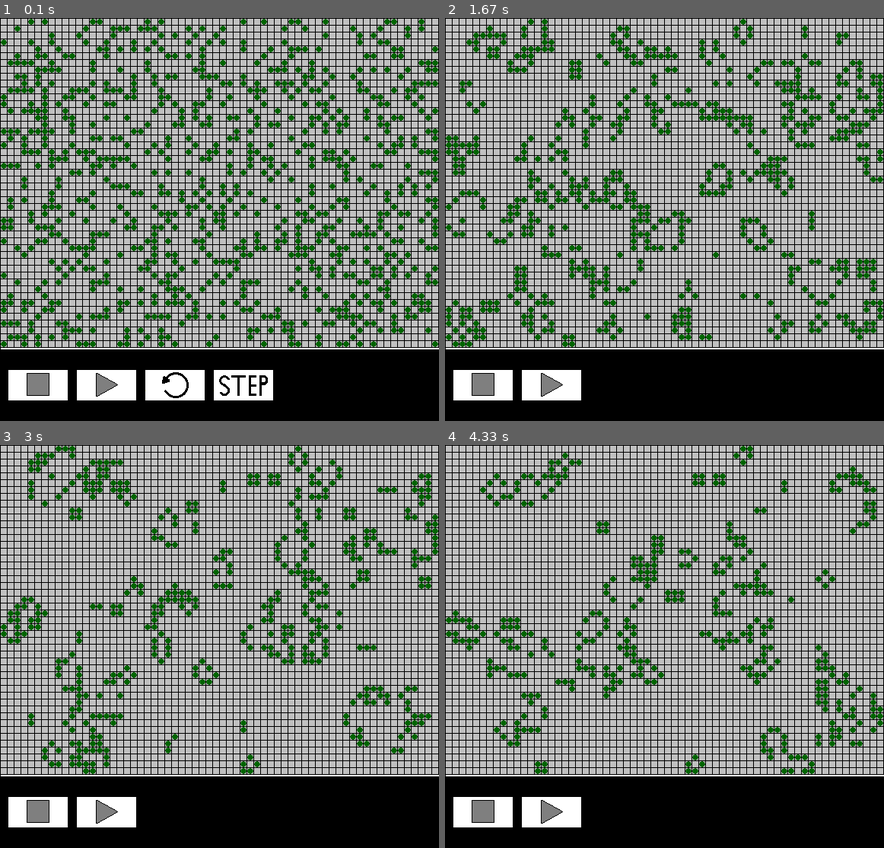
Above: before the commit, frames 1-4 (two rows, left to right).
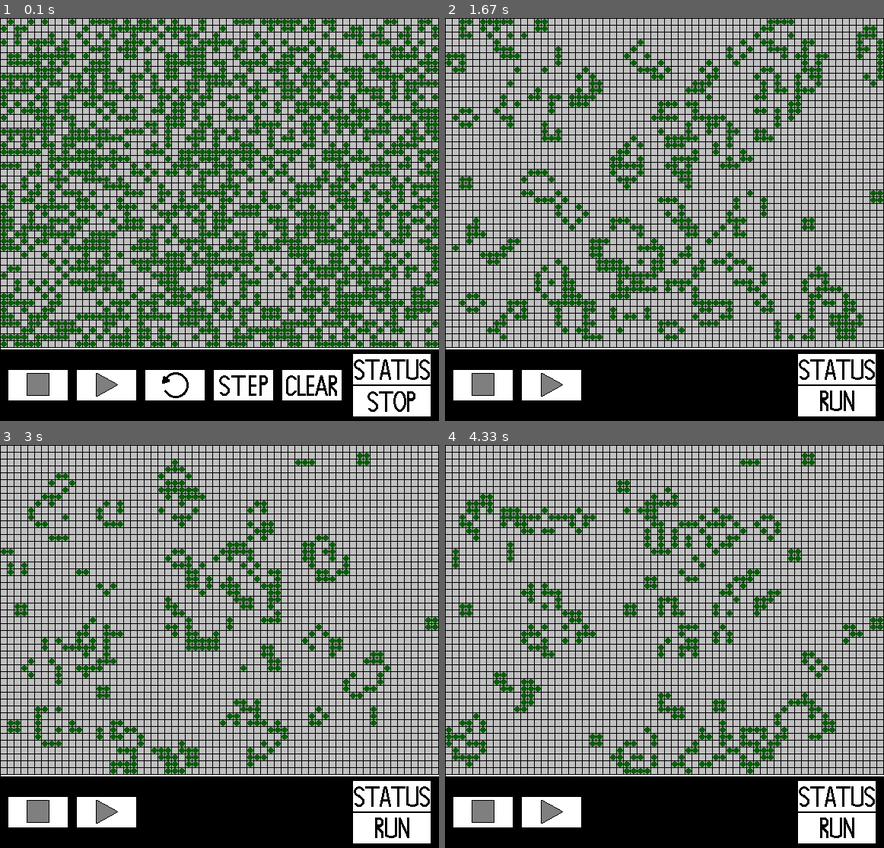
Above: after the commit, the same moments.

Repository: BartekKownacki/Game-of-life-pygame
Game: pygame game, started from main.py
Two runs of this game, one before a commit and one after it. Both use one fixed random seed, a clock stepped at 60 frames per second and the inputs below.
Inputs (mouse positions are in pixels of both pictures, inside the frame that each line leads up to):
- Up to frame 1 (0.1 s): no input
- Up to frame 2 (1.67 s): click (550, 384) at 0.42 s; click (664, 247) at 0.77 s; click (528, 316) at 1.1 s; click (717, 255) at 1.43 s
- Up to frame 3 (3 s): click (228, 509) at 1.77 s; click (197, 751) at 2.1 s; click (206, 577) at 2.43 s
- Up to frame 4 (4.33 s): no input

The runs differ from the first frame. In frame 1, 12% of the frame differs, in the area x 0-100%, y 0-99%; in frame 2, 16%; in frame 3, 12%; in frame 4, 11%.

Commit message:
Add status

Diff:
--- a/controllers/GridController.py
+++ b/controllers/GridController.py
@@ -23,19 +23,20 @@
         random_x = r.randint(0, self.width-1)
         random_y = r.randint(0, self.height-1)
 
-        for i in range(1000):
+        for i in range(2000):
             random_x = r.randint(0, self.width-1)
             random_y = r.randint(0, self.height-1)
             grid[random_x][random_y] = 1
         return grid
 
+    def clear_grid(self):
+        self.grid.grid = self.create_grid(self.grid.width, self.grid.height)
+
     def randomize_grid(self):
         grid = self.create_grid(self.width, self.height)
-
         random_x = r.randint(0, self.width-1)
         random_y = r.randint(0, self.height-1)
-
-        for i in range(1000):
+        for i in range(2000):
             random_x = r.randint(0, self.width-1)
             random_y = r.randint(0, self.height-1)
             grid[random_x][random_y] = 1
--- a/controllers/MenuController.py
+++ b/controllers/MenuController.py
@@ -5,14 +5,13 @@
 import random as r
 
 class MenuController:
-    def __init__(self, screen, menu_width, menu_height, buttons_list, screen_width, menu_start_y, grid_controller):
+    def __init__(self, screen, menu_width, menu_height, buttons_list, screen_width, menu_start_y, grid_controller, statuses):
         self.screen = screen
         self.menu_start_y = menu_start_y
         self.menu_height = menu_height
-        self.menu = Menu(self.merge_buttons_with_dimensions(buttons_list), menu_width, menu_height)
-        self.view = MenuView(self.screen, self.menu.buttons, screen_width, menu_start_y, menu_height)
+        self.menu = Menu(self.merge_buttons_with_dimensions(buttons_list), menu_width, menu_height, statuses)
+        self.view = MenuView(self.screen, self.menu.buttons, screen_width, menu_start_y, menu_height, self.menu.statuses)
         self._grid_controller = grid_controller
-
 
     def draw_menu(self):
         self.view.draw_menu()
@@ -35,15 +34,24 @@
             self._grid_controller.is_simulation_running = True
             self.menu.buttons[2]["is_visible"] = False
             self.menu.buttons[3]["is_visible"] = False
+            self.menu.buttons[4]["is_visible"] = False
+            self.menu.statuses[1]["is_visible"] = True
+            self.menu.statuses[2]["is_visible"] = False
         elif action == "stop":
             self._grid_controller.is_simulation_running = False
             self.menu.buttons[2]["is_visible"] = True
             self.menu.buttons[3]["is_visible"] = True
+            self.menu.buttons[4]["is_visible"] = True
+            self.menu.statuses[1]["is_visible"] = False
+            self.menu.statuses[2]["is_visible"] = True
         elif action == "randomize":
             self._grid_controller.is_simulation_running = False
             self._grid_controller.randomize_grid()
         elif action == "step":
             self._grid_controller.one_step()
+        elif action == "clear":
+            self._grid_controller.is_simulation_running = False
+            self._grid_controller.clear_grid()
 
 
 
--- a/main.py
+++ b/main.py
@@ -8,16 +8,19 @@
 
 dimensions = width, height = init_data.width, init_data.height
 pygame.init()
-pygame.font.init()
+
+
 pixel_width = (init_data.cell_size + init_data.gap_size)*width + init_data.gap_size
 pixel_grid_height = (init_data.cell_size + init_data.gap_size)*height
 size = pixel_width, pixel_grid_height + init_data.menu_height
 
 screen = pygame.display.set_mode(size)
+clock = pygame.time.Clock()
+
 pygame.display.set_caption("Game of Life - Bartosz Kownacki ")
 
 grid_controller = GridController(screen, width, height, init_data.cell_size, init_data.gap_size, c.light_gray)
-menu_controller = MenuController(screen, pixel_width, init_data.menu_height, init_data.buttons, pixel_width, pixel_grid_height, grid_controller)
+menu_controller = MenuController(screen, pixel_width, init_data.menu_height, init_data.buttons, pixel_width, pixel_grid_height, grid_controller, init_data.statuses)
 
 run = True
 while run:
@@ -36,6 +39,7 @@
     menu_controller.draw_menu()
     if(grid_controller.is_simulation_running):
         grid_controller.one_step()
-        sleep(0.1)
+        # sleep(0.1)
 
     pygame.display.flip()
+    clock.tick(15)
--- a/models/Menu.py
+++ b/models/Menu.py
@@ -1,5 +1,6 @@
 class Menu:
-    def __init__(self, buttons_list, menu_height, menu_width):
+    def __init__(self, buttons_list, menu_height, menu_width, statuses):
         self.buttons = buttons_list
         self.menu_height = menu_height
         self.menu_width = menu_width
+        self.statuses= statuses
--- a/static/init_data.py
+++ b/static/init_data.py
@@ -32,4 +32,28 @@
         "image_path": "./assets/step.png",
         "action": "step",
         "is_visible": True
+    },
+    {
+        "index": 4,
+        "image_path": "./assets/clear.png",
+        "action": "clear",
+        "is_visible": True
     }]
+statuses=[{
+        "index": 0,
+        "image_path": "./assets/status.png",
+        "is_visible": True
+    },
+    {
+        "index": 1,
+        "image_path": "./assets/status_run.png",
+        "is_visible": False
+    },
+    {
+        "index": 2,
+        "image_path": "./assets/status_stop.png",
+        "is_visible": True
+    }]
+
+status_dimensions_x = 104
+status_dimensions_y = 42
--- a/views/MenuView.py
+++ b/views/MenuView.py
@@ -4,18 +4,21 @@
 import sys,pygame
 
 class MenuView:
-    def __init__(self, screen, buttons, screen_width, menu_start_y, menu_height):
+    def __init__(self, screen, buttons, screen_width, menu_start_y, menu_height, statuses):
         self.screen = screen
         self.buttons = buttons
         self.menu_start_y = menu_start_y
         self.screen_width = screen_width
         self.menu_height = menu_height
-
+        self.statuses = statuses
 
     def draw_menu(self):
         self.draw_divider()
         for button in self.buttons:
             self.draw_button(button)
+
+        for status in self.statuses:
+            self.draw_status(status)
 
     def draw_divider(self):
         divider_y = init.gap_size + self.menu_start_y
@@ -32,3 +35,20 @@
             button_image = pygame.image.load(button["image_path"])
             button_image = pygame.transform.scale(button_image, (button_width, button_height))
             self.screen.blit(button_image, (button_x, button_y))
+
+    def draw_status(self, status):
+        if(status["is_visible"]):
+            status_width = init.status_dimensions_x
+            status_height = init.status_dimensions_y
+            status_x = self.screen_width - init.btn_gap_size - status_width
+            status_y = self.menu_start_y + (self.menu_height - status_height)/2
+            if(status["index"] == 0):
+                status_y = self.menu_start_y + (self.menu_height - status_height*2)/2
+            else:
+                status_y = self.menu_start_y + self.menu_height - (self.menu_height - status_height*2)/2 - status_height
+
+            pygame.draw.rect(self.screen, c.white, (status_x, status_y, status_width, status_height))
+            pygame.draw.rect(self.screen, c.black, (status_x, status_y, status_width, status_height), init.divider_size)
+            status_image = pygame.image.load(status["image_path"])
+            status_image = pygame.transform.scale(status_image, (status_width, status_height))
+            self.screen.blit(status_image, (status_x, status_y))
Binary file added: assets/clear.png
Binary file added: assets/status.png
Binary file added: assets/status_run.png
Binary file added: assets/status_stop.png
